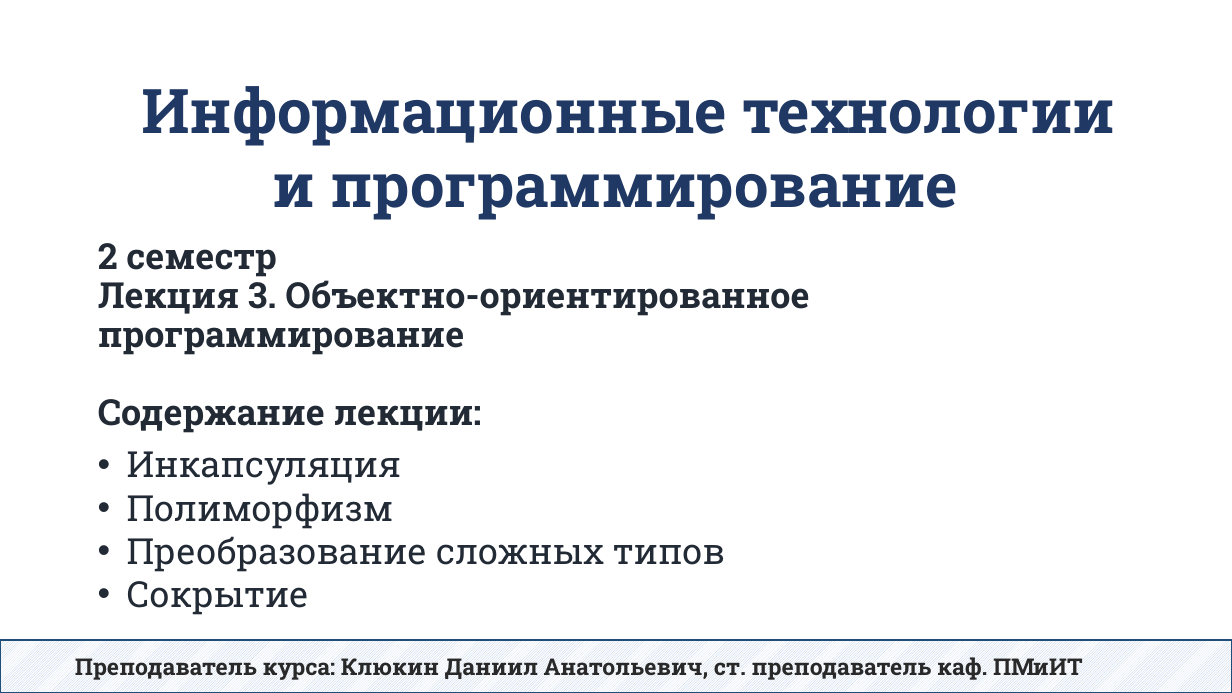
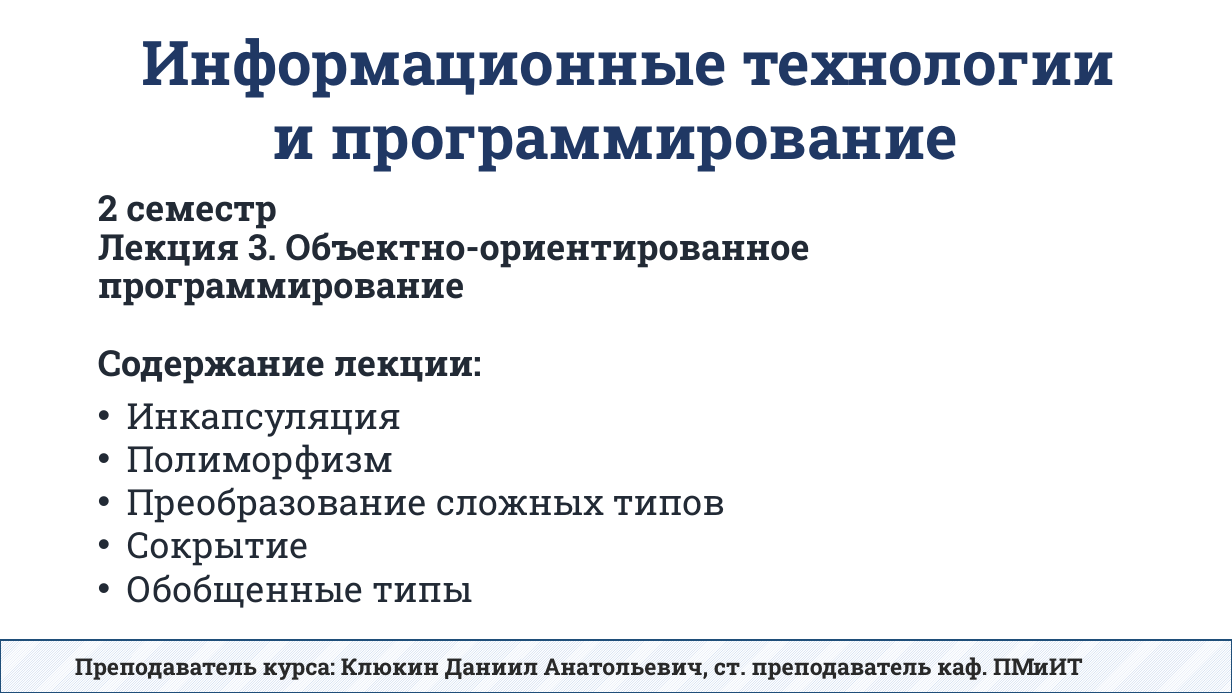
Before and after one commit to DaniilKlyukin/ITiP-2, a slide deck: slide 1 of Лекции/ИТиП 2 лек 3.pptx. Drawn at 1232x693 pixels with LibreOffice and Linux fonts; fonts in the diff are those of the drawing. Boxes give left, top, right and bottom in pixels: in the first picture for what was removed or moved away, otherwise in the second. Text is boxed around its words. In the diff, an @@ line names an element or a change of style, - is before the commit and + after.

Commit message:
refactor lectures

```diff
--- a/Лекции/ИТиП 2 лек 3.pptx
+++ b/Лекции/ИТиП 2 лек 3.pptx
@@ text "Информационные технологии и программирование": place and size @@
-text "Информационные технологии и программирование" at [142, 86, 1115, 220]
+text "Информационные технологии и программирование" at [142, 38, 1115, 172]
@@ title "2 семестр Лекция 3. Объектно-ориентированное ...": place and size @@
-title "2 семестр Лекция 3. Объектно-ориентированное ..." at [98, 243, 809, 433]
+title "2 семестр Лекция 3. Объектно-ориентированное ..." at [98, 195, 809, 384]
@@ text "Инкапсуляция": place and size @@
-text "Инкапсуляция" at [127, 451, 725, 615]
+text "Инкапсуляция" at [127, 403, 725, 608]
@@ text at [127, 574, 472, 608]: paragraph added @@
+• Обобщенные типы
```
Also in this commit, not shown: 3 other files.
